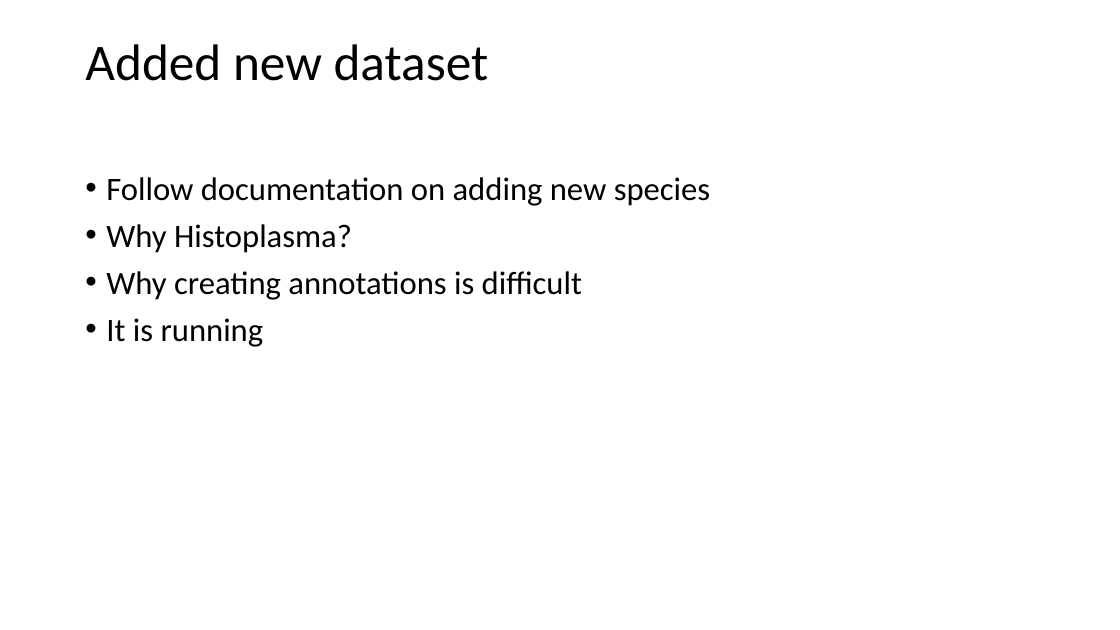
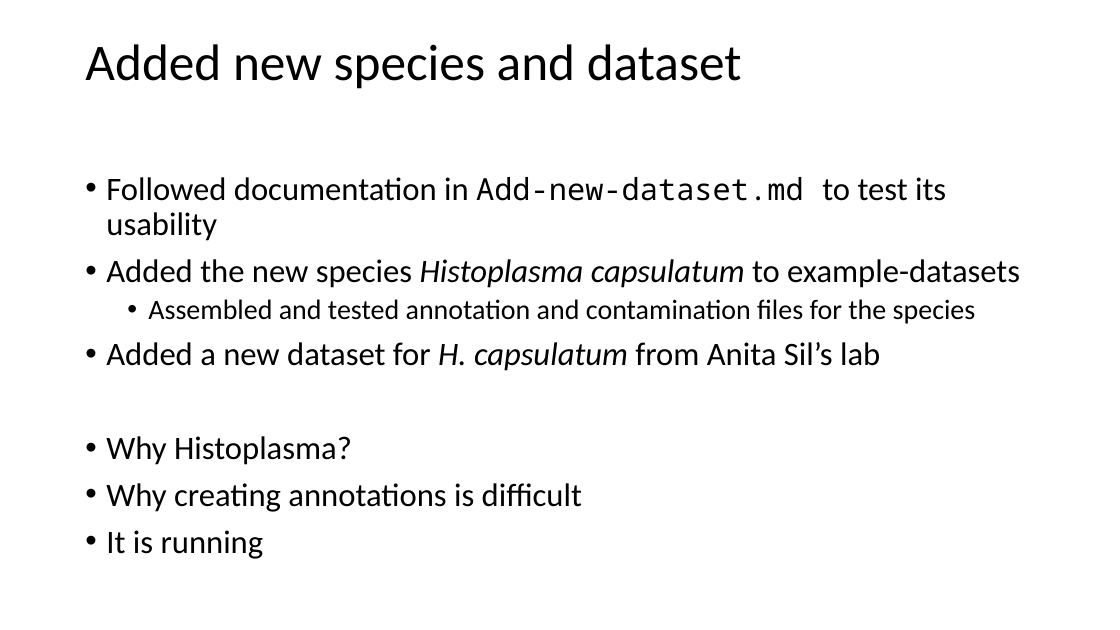
Before and after one commit to 3mma-mack/riboviz-presentation, a slide deck: slide 6 of Rundown-of-our-3-months.pptx. Drawn at 1120x630 pixels with LibreOffice and Linux fonts; fonts in the diff are those of the drawing. Boxes give left, top, right and bottom in pixels: in the first picture for what was removed or moved away, otherwise in the second. Text is boxed around its words. In the diff, an @@ line names an element or a change of style, - is before the commit and + after.

Commit message:
added detail to added documentation and added new species and dataset sections

```diff
--- a/Rundown-of-our-3-months.pptx
+++ b/Rundown-of-our-3-months.pptx
@@ title at (x1=85, y1=44, x2=742, y2=89): text changed @@
-Added new dataset
+Added new species and dataset
@@ text at (x1=106, y1=177, x2=1020, y2=371): text changed @@
-• Follow documentation on adding new species
+• Followed documentation in Add-new-dataset.md to test its usability
+• Added the new species Histoplasma capsulatum to example-datasets
+  • Assembled and tested annotation and contamination files for the species
+• Added a new dataset for H. capsulatum from Anita Sil’s lab
```
Also in this commit, not shown: 2 other slides changed.
